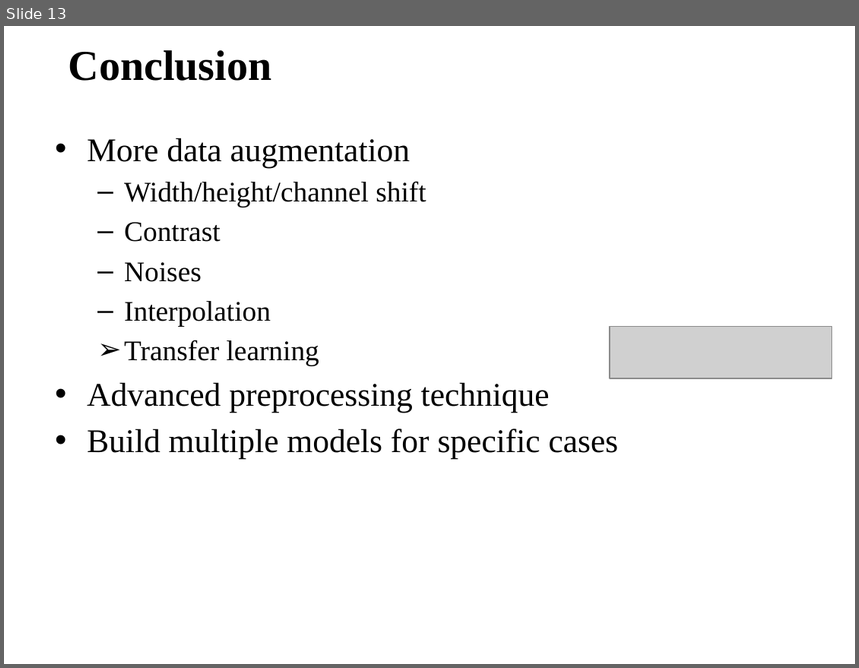
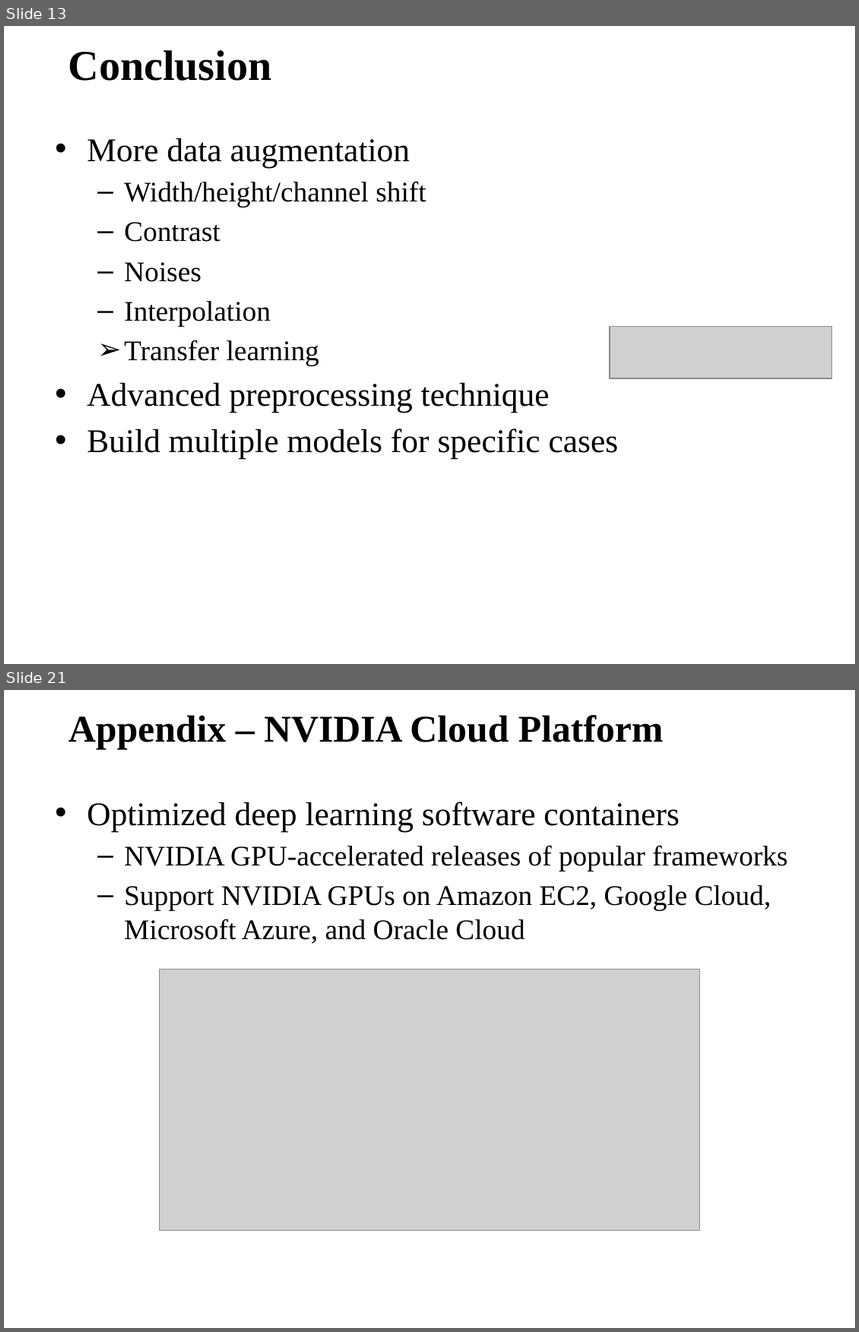
Before and after one commit to frankShih/face_classification_keras, a slide deck: Homework/han_shih_report20181003.pptx. Shown one above the other, each under a label of ours: slide 13 before the commit, slides 13 and 21 after it; the slides between them are not shown. The pictures are 859x668 and 859x1332 pixels, drawn with LibreOffice and Linux fonts; fonts in the diff are those of the drawing; grey boxes stand for pictures; background and template pictures are left out. Boxes give left, top, right and bottom in pixels: in the first picture for what was removed or moved away, otherwise in the second. Text is boxed around its words. In the diff, an @@ line names an element or a change of style, - is before the commit and + after.

```diff
--- a/Homework/han_shih_report20181003.pptx
+++ b/Homework/han_shih_report20181003.pptx
@@ slide 21 added at (4,690,855,1328), background picture (left out) @@
@@ title added at (69,715,664,749), 32 pt, text #000000, bold @@
+Appendix – NVIDIA Cloud Platform
@@ text added at (87,802,788,944), 24 pt, text #000000 @@
+• Optimized deep learning software containers
+  – NVIDIA GPU-accelerated releases of popular frameworks
+  – Support NVIDIA GPUs on Amazon EC2, Google Cloud, Microsoft Azure, and Oracle Cloud
@@ picture added at (160,969,699,1230) @@
```
Also in this commit, not shown: 3 slides changed, 6 other slides added.
